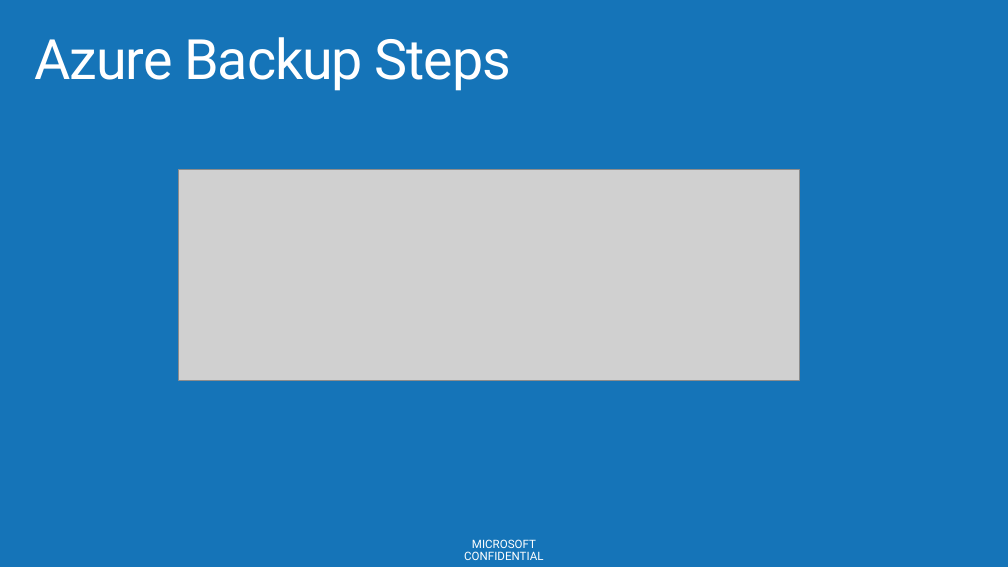
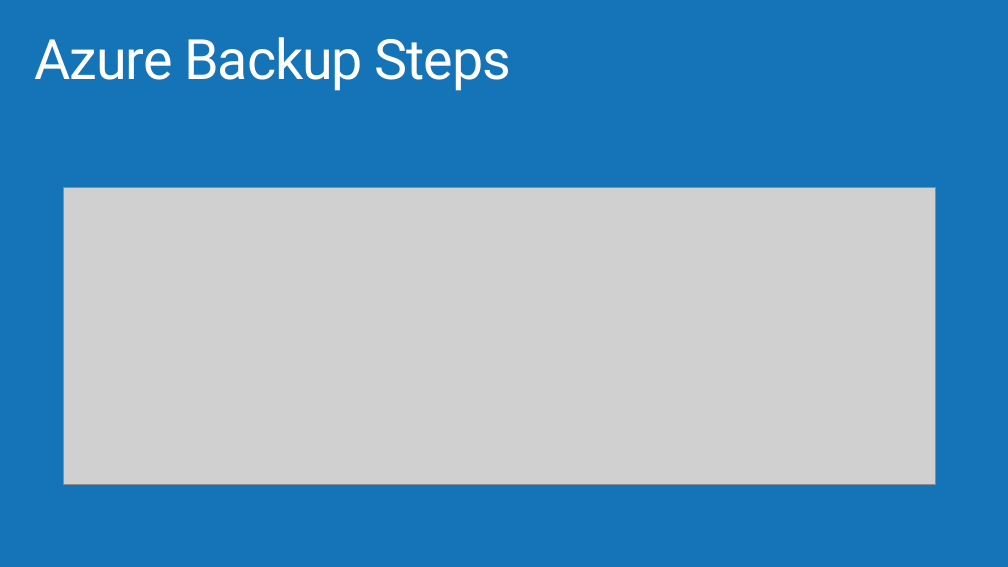
Before and after one commit to AzureCAT-GSI/SAP-on-Azure, a slide deck: slide 28 of SAP-on-Azure-Workshop-multi-day-/Presentations/Architecting VM Hybrid Solutions.pptx (slide 41 before the commit). Drawn at 1008x567 pixels with LibreOffice and Linux fonts; fonts in the diff are those of the drawing; grey boxes stand for pictures; background and template pictures are left out. Boxes give left, top, right and bottom in pixels: in the first picture for what was removed or moved away, otherwise in the second. Text is boxed around its words. In the diff, an @@ line names an element or a change of style, - is before the commit and + after.

```diff
--- a/SAP-on-Azure-Workshop-multi-day-/Presentations/Architecting VM Hybrid Solutions.pptx
+++ b/SAP-on-Azure-Workshop-multi-day-/Presentations/Architecting VM Hybrid Solutions.pptx
@@ picture: place and size @@
-picture at [178,169,799,380]
+picture at [64,188,936,484]
@@ text removed at [464,539,543,560] @@
-MICROSOFT CONFIDENTIAL
```
Also in this commit, not shown: 41 other slides changed, 13 slides added, 19 slides removed.
